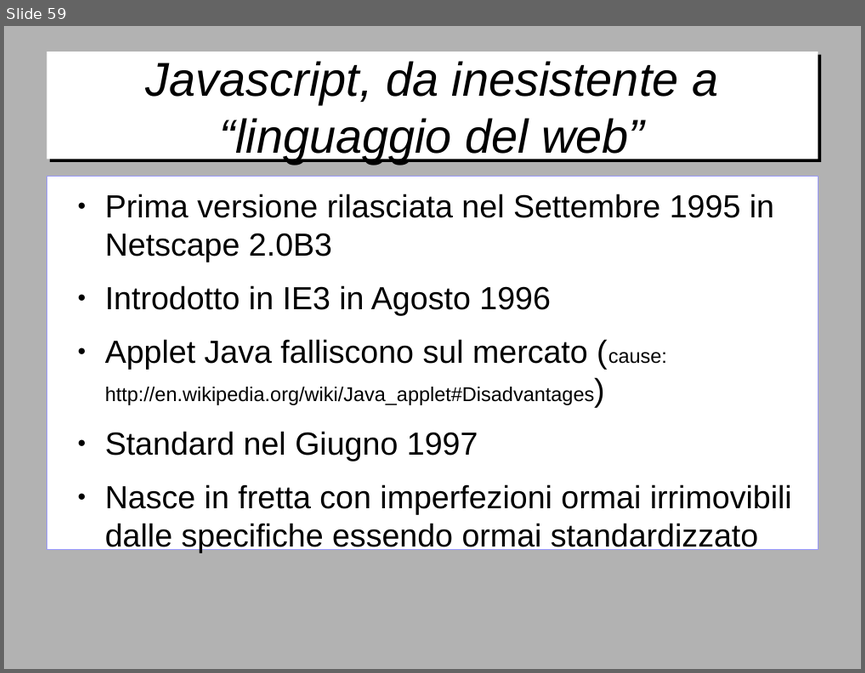
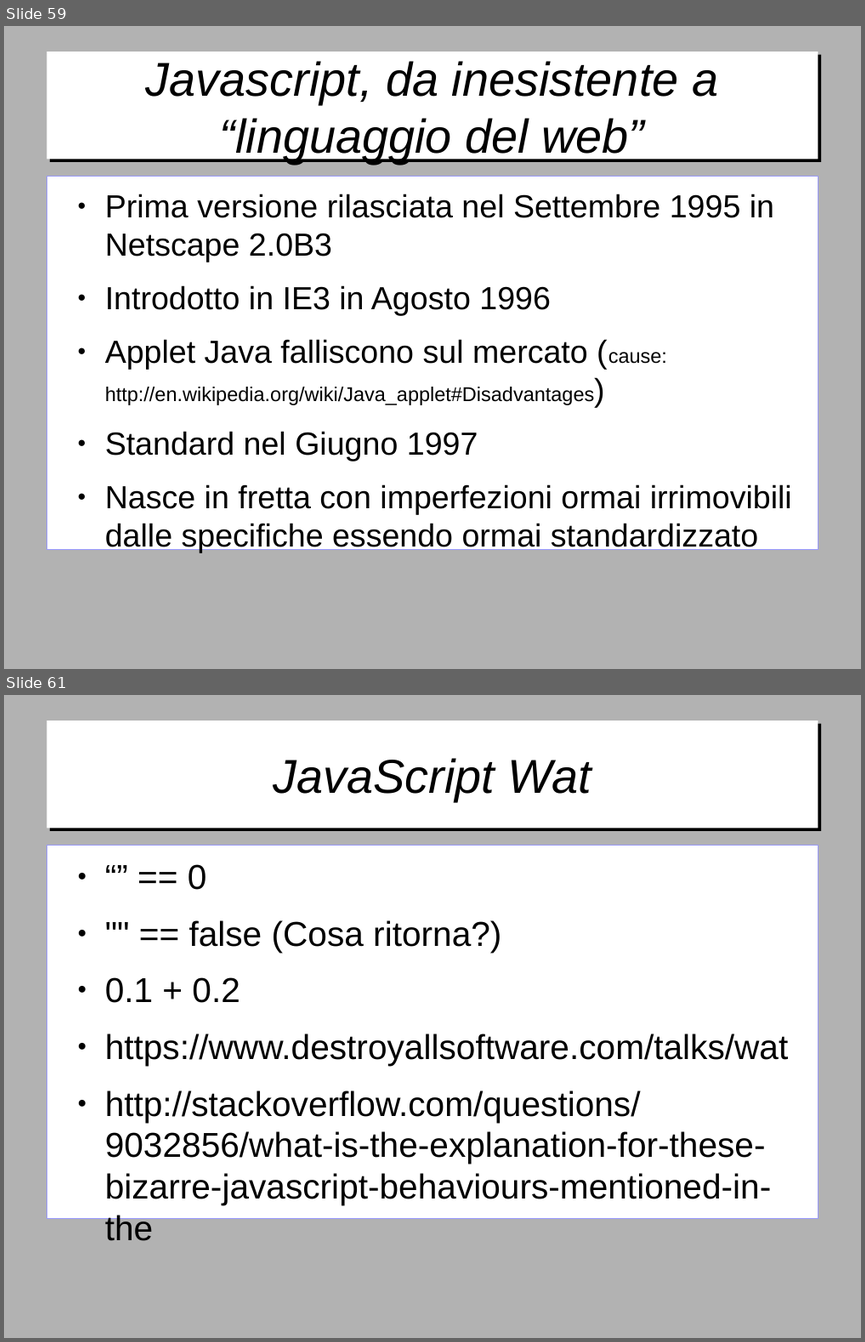
Before and after one commit to gitfer/ARXCourse, a slide deck: ARXCourse.odp. Shown one above the other, each under a label of ours: slide 59 before the commit, slides 59 and 61 after it; the slides between them are not shown. The pictures are 865x673 and 865x1342 pixels, drawn with LibreOffice and Linux fonts; fonts in the diff are those of the drawing; background and template pictures are left out. Boxes give left, top, right and bottom in pixels: in the first picture for what was removed or moved away, otherwise in the second. Text is boxed around its words. In the diff, an @@ line names an element or a change of style, - is before the commit and + after.

```diff
--- a/ARXCourse.odp
+++ b/ARXCourse.odp
@@ slide 61 added at [4, 695, 861, 1338], background #B2B2B2 @@
@@ title added at [46, 721, 818, 828], fill #FFFFFF, 44 pt, text #000000, italic @@
+JavaScript Wat
@@ text added at [46, 845, 818, 1219], fill #FFFFFF, outline #9999FF 0 pt, 32 pt, text #000000 @@
+● “” == 0
+● "" == false (Cosa ritorna?)
+● 0.1 + 0.2
+● https://www.destroyallsoftware.com/talks/wat
+● http://stackoverflow.com/questions/9032856/what-is-the-explanation-for-these-bizarre-javascript-behaviours-mentioned-in-the
```
Also in this commit, not shown: 3 other slides added, 1 other file.
